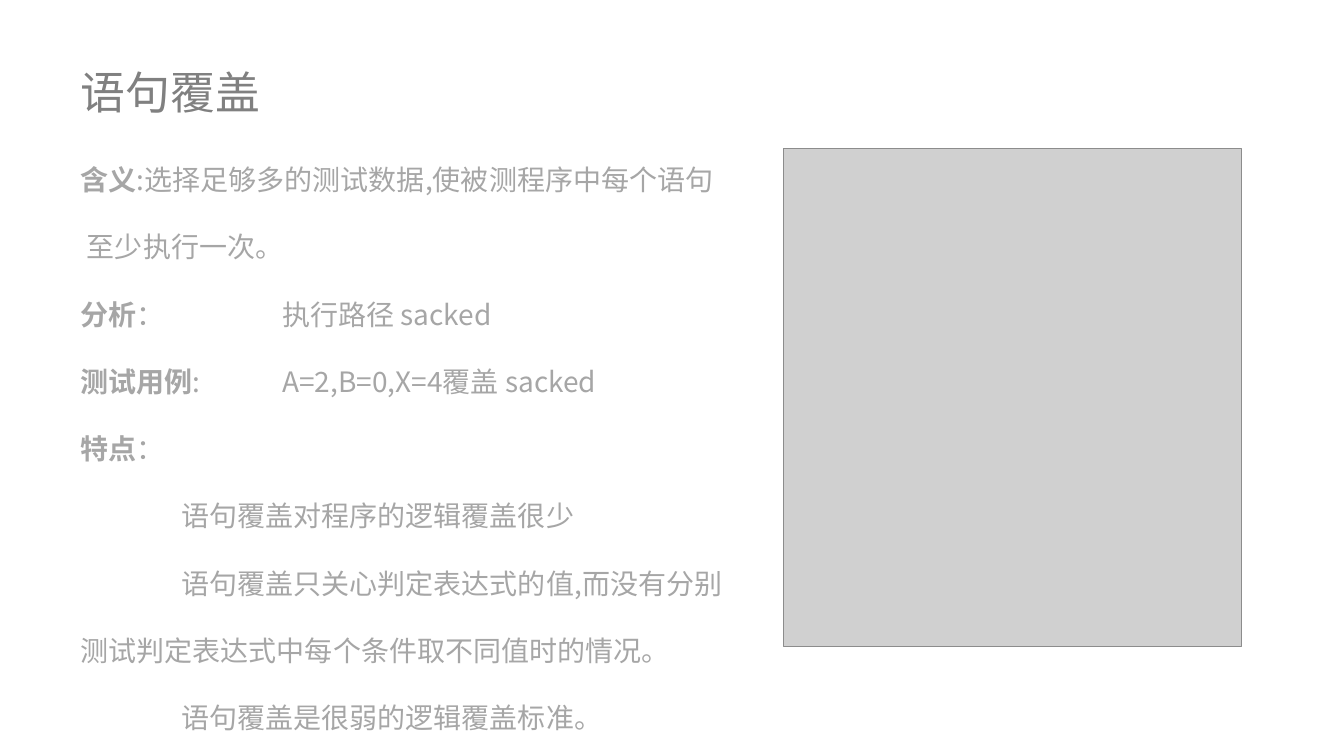
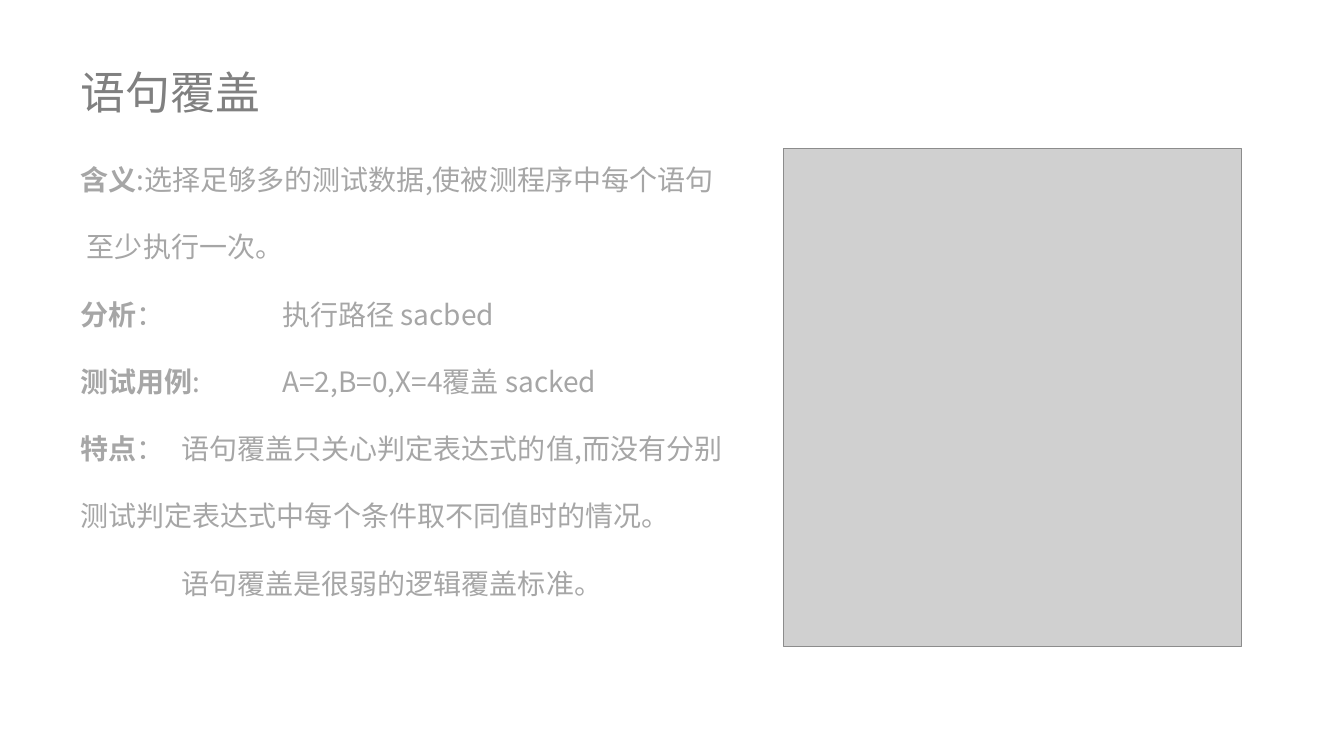
Before and after one commit to lenovo-wu/G11ZUCC, a slide deck: slide 25 of 翻转课堂G11.pptx. Drawn at 1344x756 pixels with LibreOffice and Linux fonts; fonts in the diff are those of the drawing; grey boxes stand for pictures. Boxes give left, top, right and bottom in pixels: in the first picture for what was removed or moved away, otherwise in the second. Text is boxed around its words. In the diff, an @@ line names an element or a change of style, - is before the commit and + after.

```diff
--- a/翻转课堂G11.pptx
+++ b/翻转课堂G11.pptx
@@ text at (81, 301, 494, 328): text changed @@
-分析： 执行路径 sacked
+分析： 执行路径 sacbed
@@ text at (81, 435, 722, 528): text changed @@
-特点：
-语句覆盖对程序的逻辑覆盖很少
-语句覆盖只关心判定表达式的值,而没有分别测试判定表达式中每个条件取不同值时的情况。
+特点： 语句覆盖只关心判定表达式的值,而没有分别测试判定表达式中每个条件取不同值时的情况。
```
Also in this commit, not shown: 5 other slides changed, 2 slides added.
